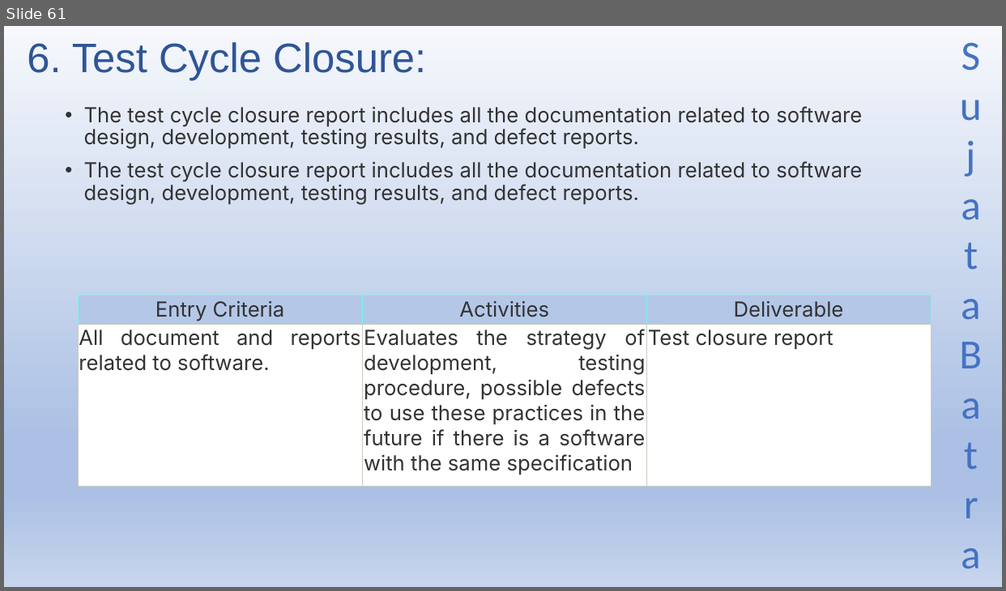
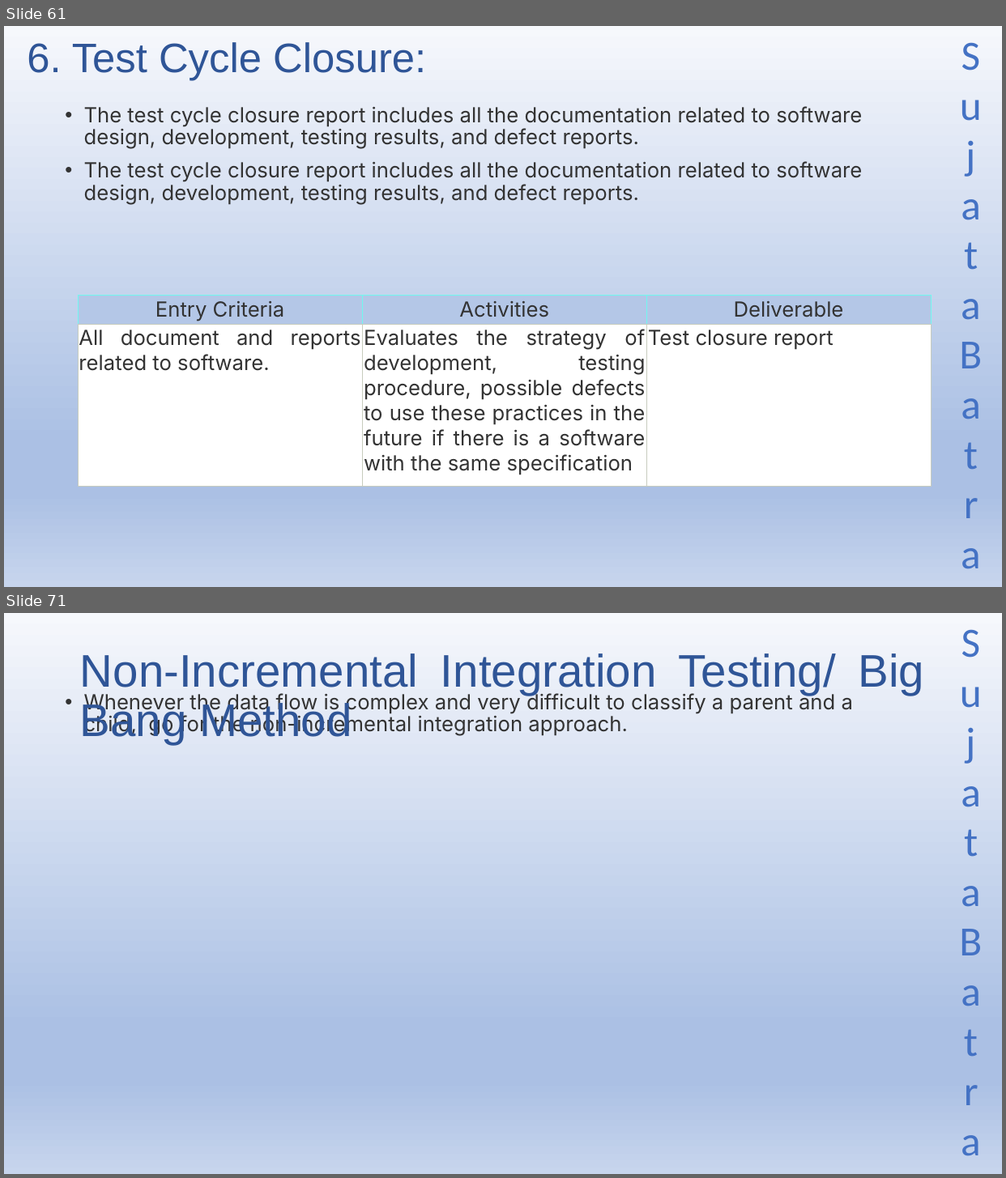
Before and after one commit to Sujatabatra/SapientNov2021QABatch, a slide deck: QA/QA Study Material.pptx. Shown one above the other, each under a label of ours: slide 61 before the commit, slides 61 and 71 after it; the slides between them are not shown. The pictures are 1006x591 and 1006x1178 pixels, drawn with LibreOffice and Linux fonts; fonts in the diff are those of the drawing. Boxes give left, top, right and bottom in pixels: in the first picture for what was removed or moved away, otherwise in the second. Text is boxed around its words. In the diff, an @@ line names an element or a change of style, - is before the commit and + after.

```diff
--- a/QA/QA Study Material.pptx
+++ b/QA/QA Study Material.pptx
@@ slide 71 added at (4, 613, 1002, 1174), background gradient #F6F8FC to #ABC0E4 to #C7D5ED; not listed: 1 template element that a slide beside it also shows @@
@@ title added at (80, 653, 925, 745), 44 pt, text #2F5597 @@
+Non-Incremental Integration Testing/ Big Bang Method
@@ text added at (84, 692, 853, 736), 20 pt, text #333333 @@
+• Whenever the data flow is complex and very difficult to classify a parent and a child, go for the non-incremental integration approach.
```
Also in this commit, not shown: 14 other slides added.
